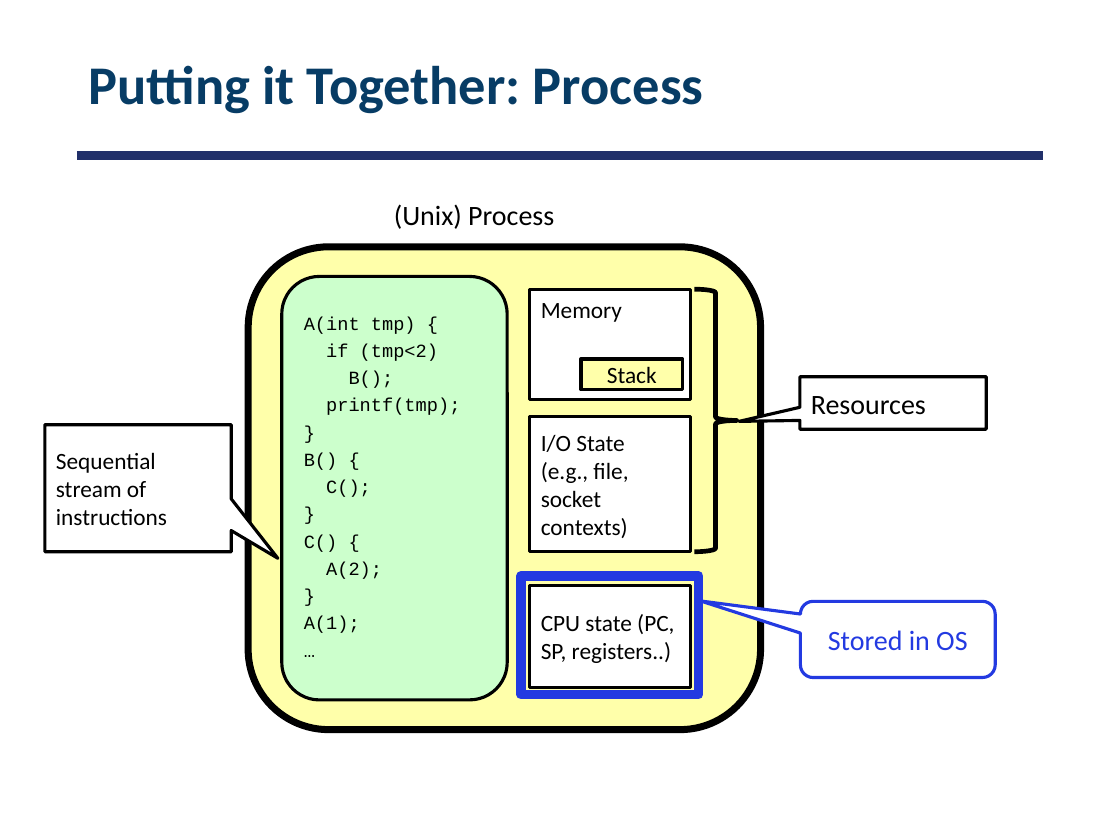
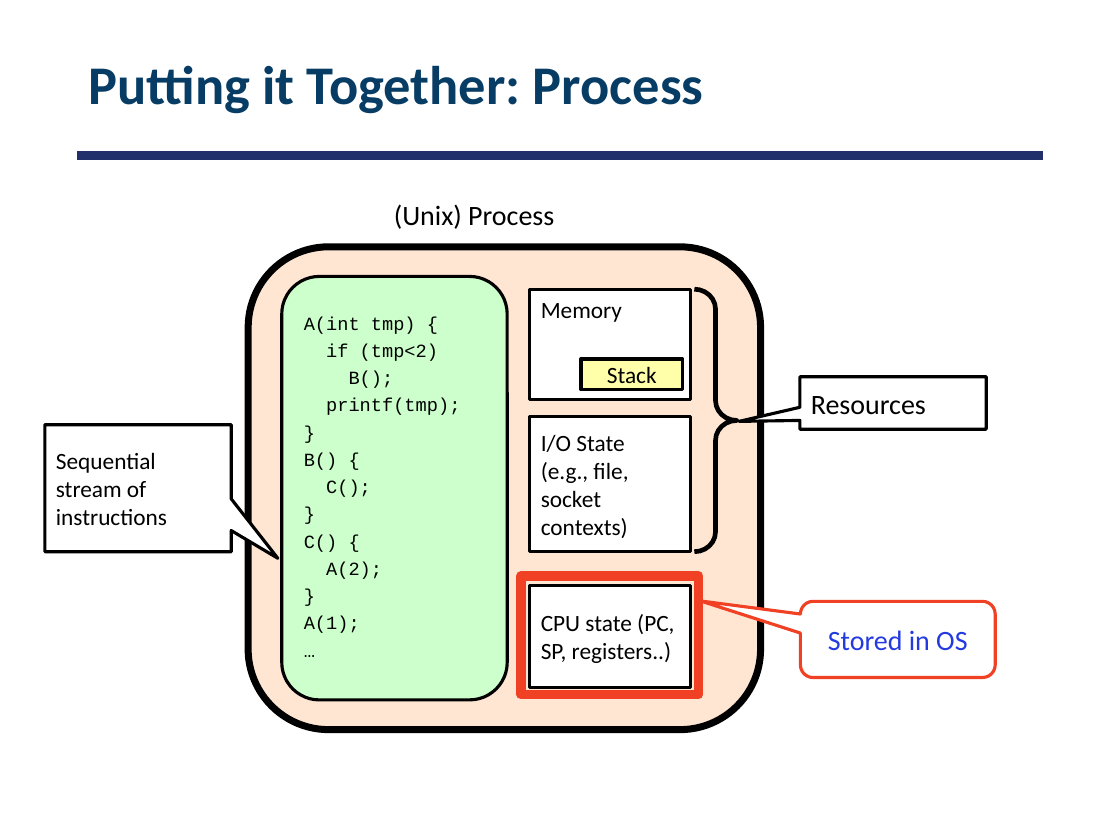
Before and after one commit to smajidzahedi/ECE350, a slide deck: slide 44 of 02-concepts.pptx. Drawn at 1120x840 pixels with LibreOffice and Linux fonts; fonts in the diff are those of the drawing. Boxes give left, top, right and bottom in pixels: in the first picture for what was removed or moved away, otherwise in the second. Text is boxed around its words. In the diff, an @@ line names an element or a change of style, - is before the commit and + after.

```diff
--- a/02-concepts.pptx
+++ b/02-concepts.pptx
@@ rounded rectangle at box(249, 246, 762, 729): fill #FFFFAA to #FFE6D3 @@
@@ right brace at box(694, 289, 737, 551): proportions changed @@
@@ rectangle at box(521, 576, 699, 694): outline #233AE1 6 pt to #F14124 6 pt @@
@@ rounded speech box "Stored in OS" at box(801, 601, 996, 678): outline #233AE1 2 pt to #F14124 2 pt @@
```
Also in this commit, not shown: 11 other slides changed, 1 slide added, 1 slide removed, 21 other files.
